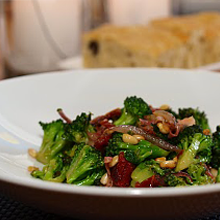
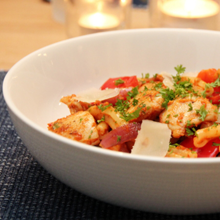
Layers edited between the first and the second 220 x 220 image:
added layer "Layer 7" above "Layer 6" over 0, 0, 220, 220
hid "Layer 4" over 0, 0, 220, 220
showed "Layer 3" over 0, 0, 220, 220
showed "Layer 2" over 0, 0, 220, 220
